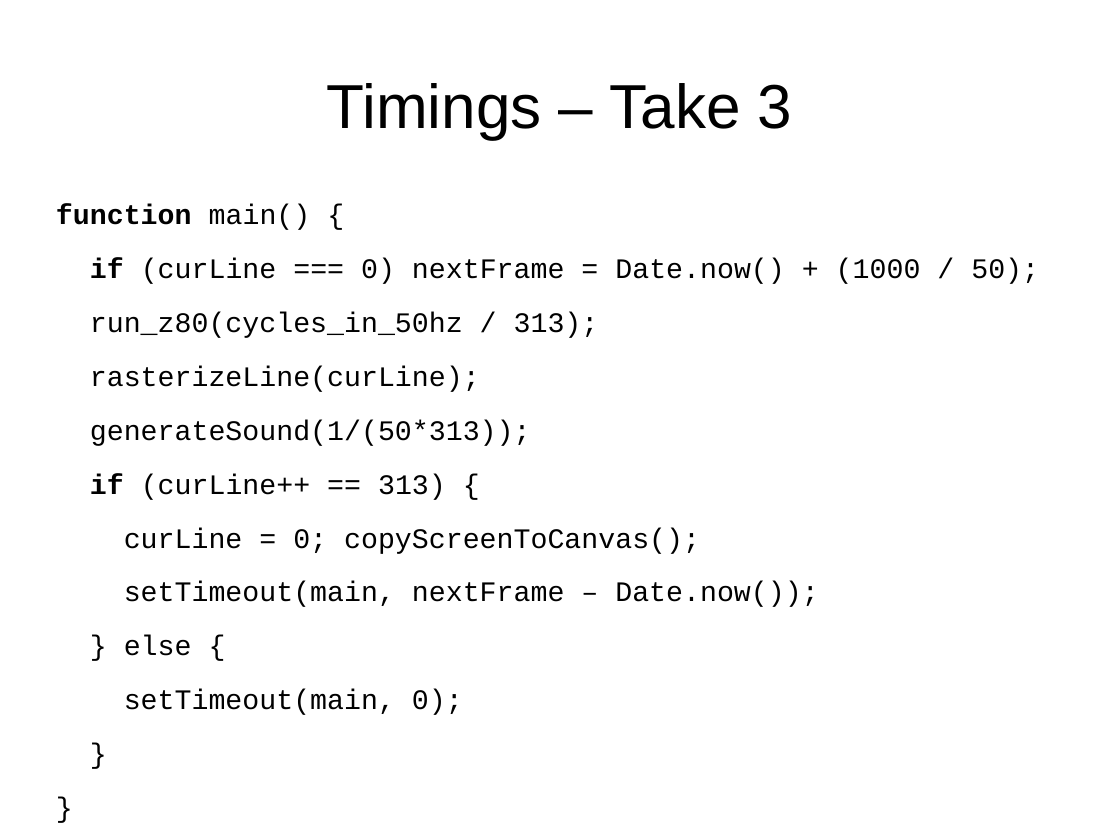
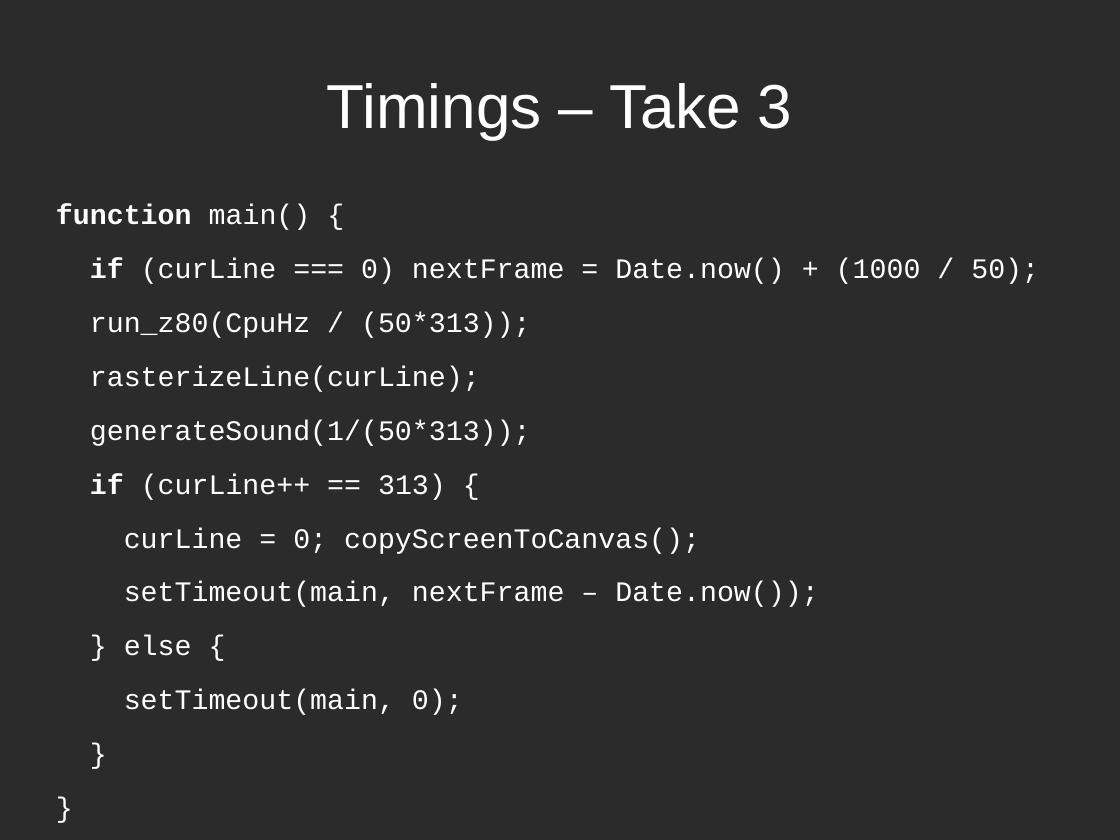
Before and after one commit to mattgodbolt/miracle-sms-emulator, a slide deck: slide 32 of emulating.odp (slide 34 before the commit). Drawn at 1120x840 pixels with LibreOffice and Linux fonts; fonts in the diff are those of the drawing; background and template pictures are left out; a plain dark background stands for a picture behind light text. Boxes give left, top, right and bottom in pixels: in the first picture for what was removed or moved away, otherwise in the second. Text is boxed around its words. In the diff, an @@ line names an element or a change of style, - is before the commit and + after.

```diff
--- a/emulating.odp
+++ b/emulating.odp
@@ background #FFFFFF to picture (left out) @@
@@ title "Timings – Take 3" at (327,83,793,139): text colour #000000 to #FFFFFF @@
@@ text at (56,204,1039,656): text colour #000000 to #FFFFFF @@
@@ text at (90,312,530,338): text changed; text colour #000000 to #FFFFFF @@
-run_z80(cycles_in_50hz / 313);
+run_z80(CpuHz / (50*313));
```
Also in this commit, not shown: 35 other slides changed, 2 slides removed, 2 other files.
